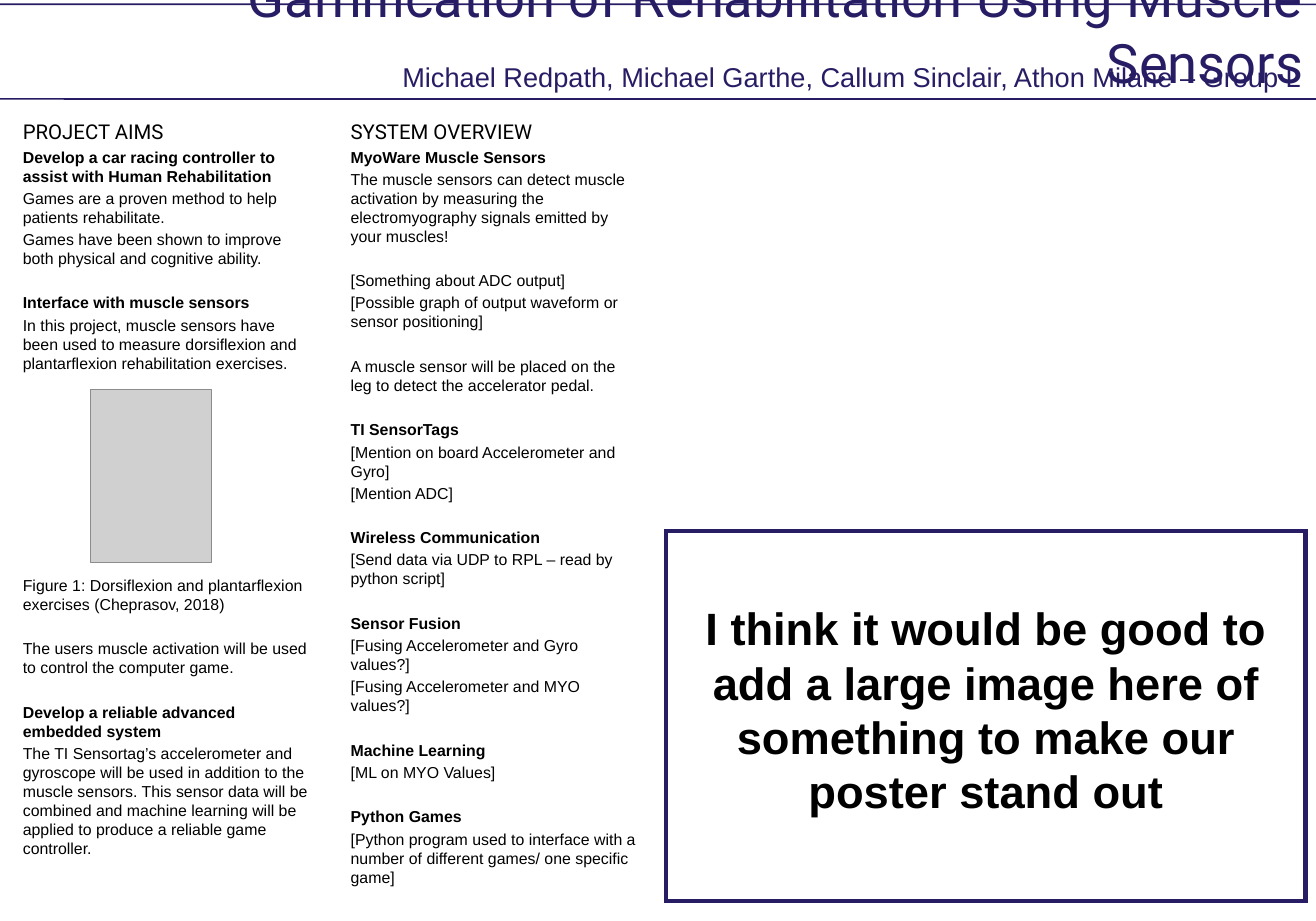
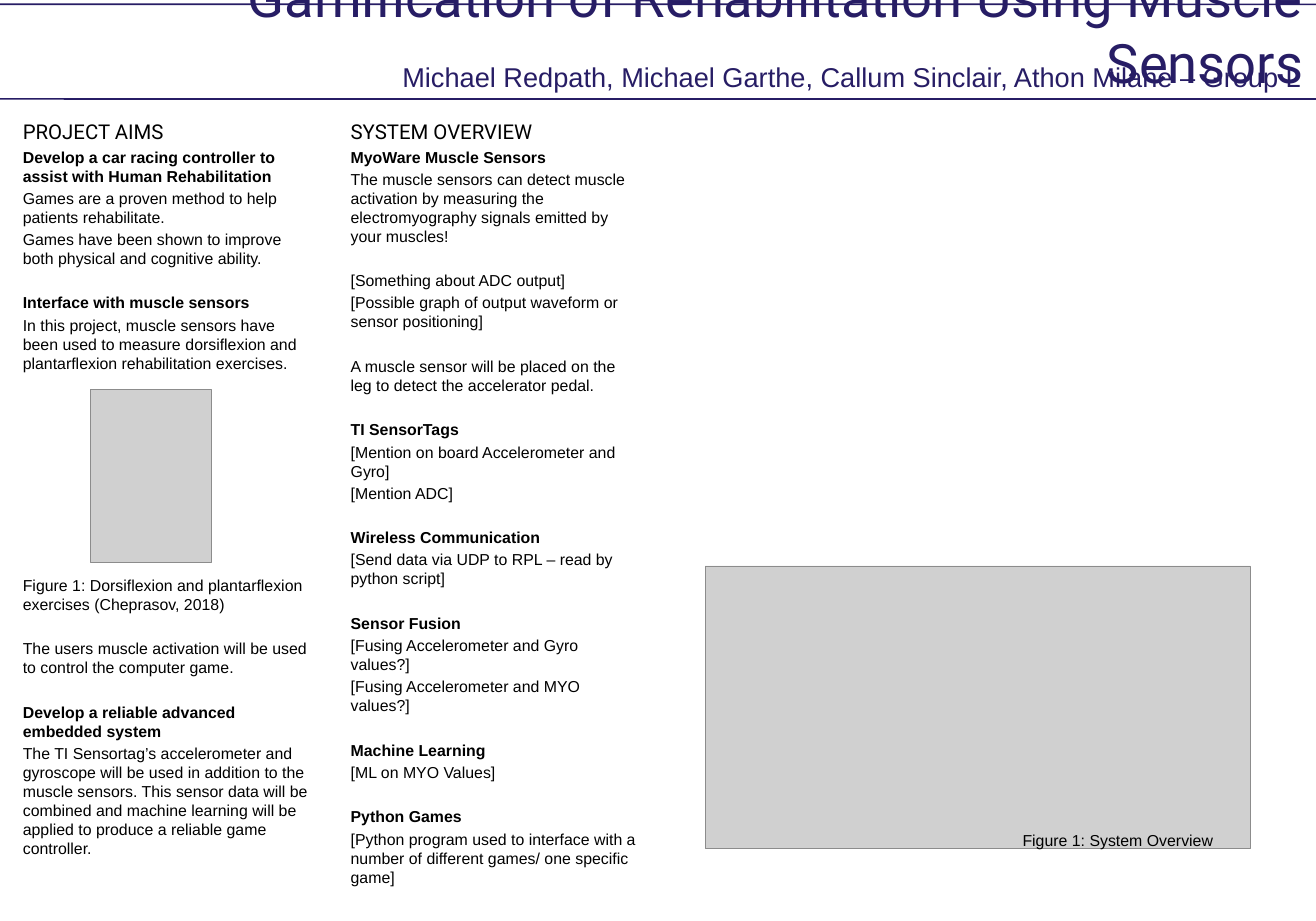
Before and after one commit to Sarrk/myogame, a slide deck: slide 1 of CSSE4011 Poster - Group L.pptx. Drawn at 1316x921 pixels with LibreOffice and Linux fonts; fonts in the diff are those of the drawing; grey boxes stand for pictures. Boxes give left, top, right and bottom in pixels: in the first picture for what was removed or moved away, otherwise in the second. Text is boxed around its words. In the diff, an @@ line names an element or a change of style, - is before the commit and + after.

Commit message:
Added Diagram - Manual upload

```diff
--- a/CSSE4011 Poster - Group L.pptx
+++ b/CSSE4011 Poster - Group L.pptx
@@ rectangle removed at <box>665,531,1305,901</box> @@
-I think it would be good to add a large image here of something to make our poster stand out
@@ picture added at <box>705,567,1251,850</box> @@
@@ text added at <box>1023,834,1213,850</box>, 14 pt, text #000000 @@
+Figure 1: System Overview
```
